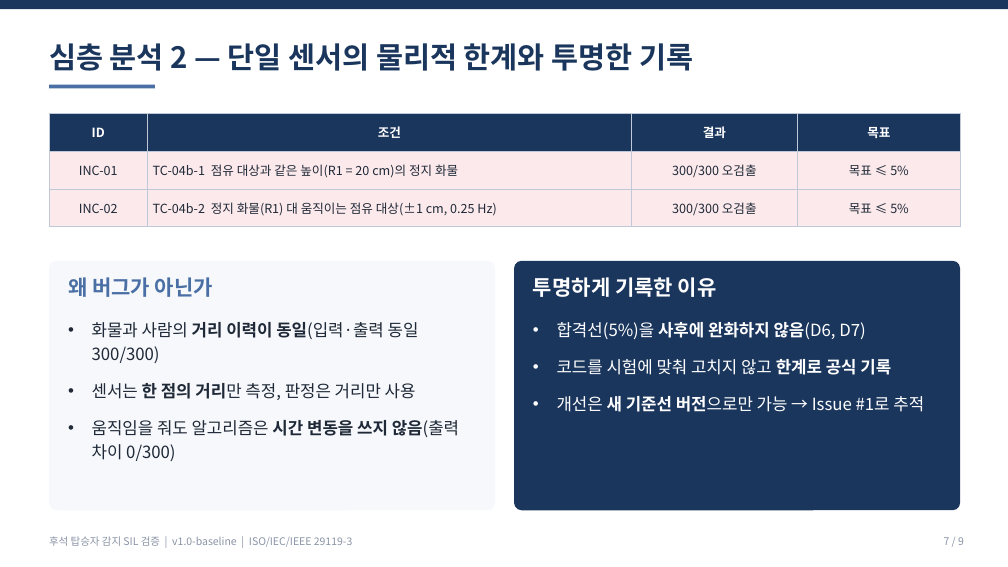
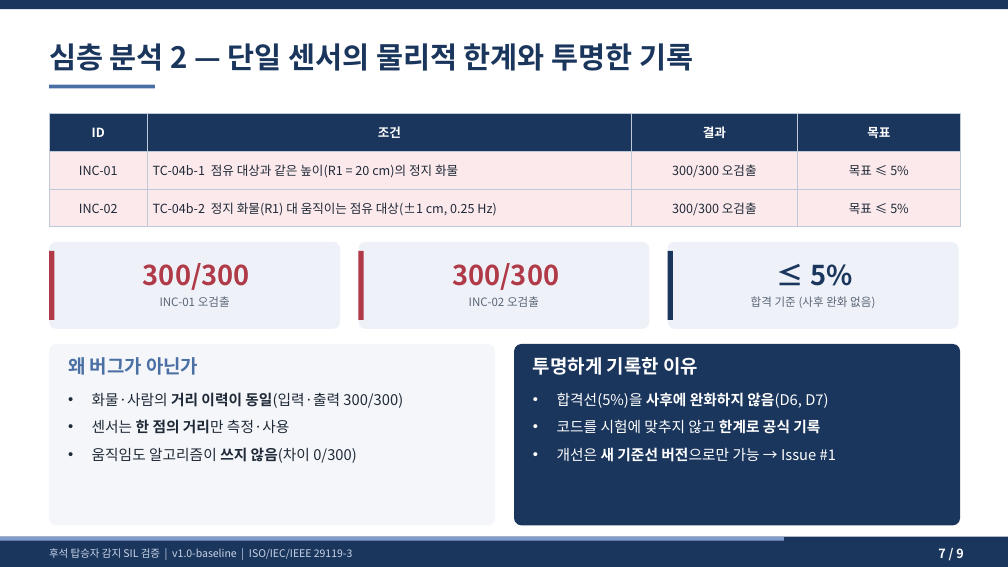
Before and after one commit to yooksoo828-prog/rear-seat-occupant-sil-verification, a slide deck: slide 7 of deliverables/후석탑승자감지_SIL검증_발표자료_v1.0.pptx. Drawn at 1008x567 pixels with LibreOffice and Linux fonts; fonts in the diff are those of the drawing. Boxes give left, top, right and bottom in pixels: in the first picture for what was removed or moved away, otherwise in the second. Text is boxed around its words. In the diff, an @@ line names an element or a change of style, - is before the commit and + after.

```diff
--- a/deliverables/후석탑승자감지_SIL검증_발표자료_v1.0.pptx
+++ b/deliverables/후석탑승자감지_SIL검증_발표자료_v1.0.pptx
@@ rounded rectangle added at box(49, 242, 340, 329), fill #EEF2F8 @@
@@ rectangle added at box(49, 251, 54, 320), fill #B03A48 @@
@@ text added at box(143, 263, 250, 290), 26 pt, text #B03A48, bold @@
+300/300
@@ rounded rectangle added at box(358, 242, 650, 329), fill #EEF2F8 @@
@@ rectangle added at box(358, 251, 364, 320), fill #B03A48 @@
@@ text added at box(452, 263, 559, 290), 26 pt, text #B03A48, bold @@
+300/300
@@ rounded rectangle added at box(668, 242, 959, 329), fill #EEF2F8 @@
@@ rectangle added at box(668, 251, 673, 320), fill #1B365D @@
@@ text added at box(810, 264, 852, 286), 26 pt, text #1B365D, bold @@
+≤ 5%
@@ text added at box(160, 296, 230, 307), 11 pt, text #5B6577 @@
+INC-01 오검출
@@ text added at box(469, 296, 539, 307), 11 pt, text #5B6577 @@
+INC-02 오검출
@@ text added at box(751, 296, 875, 308), 11 pt, text #5B6577 @@
+합격 기준 (사후 완화 없음)
@@ rounded rectangle: place and size @@
-rounded rectangle at box(49, 261, 495, 510)
+rounded rectangle at box(49, 344, 495, 526)
@@ rounded rectangle at box(49, 344, 495, 526): fill #F6F8FB to #F4F6F9; proportions changed @@
@@ text "왜 버그가 아닌가": place and size @@
-text "왜 버그가 아닌가" at box(68, 277, 213, 297)
+text "왜 버그가 아닌가" at box(68, 357, 198, 375)
@@ text "왜 버그가 아닌가" at box(68, 357, 198, 375): size 20 to 18 pt @@
@@ rounded rectangle: place and size @@
-rounded rectangle at box(514, 261, 960, 510)
+rounded rectangle at box(514, 344, 960, 526)
@@ rounded rectangle at box(514, 344, 960, 526): proportions changed @@
@@ text "투명하게 기록한 이유": place and size @@
-text "투명하게 기록한 이유" at box(533, 277, 717, 297)
+text "투명하게 기록한 이유" at box(533, 357, 698, 375)
@@ text "투명하게 기록한 이유" at box(533, 357, 698, 375): size 20 to 18 pt @@
@@ text "합격선(5%)을 사후에 완화하지 않음(D6, D7)": place and size @@
-text "합격선(5%)을 사후에 완화하지 않음(D6, D7)" at box(557, 322, 924, 412)
+text "합격선(5%)을 사후에 완화하지 않음(D6, D7)" at box(557, 392, 836, 462)
@@ text at box(92, 392, 403, 463): text changed; size 16 to 14 pt @@
-• 화물과 사람의 거리 이력이 동일(입력·출력 동일 300/300)
-• 센서는 한 점의 거리만 측정, 판정은 거리만 사용
-• 움직임을 줘도 알고리즘은 시간 변동을 쓰지 않음(출력 차이 0/300)
+• 화물·사람의 거리 이력이 동일(입력·출력 300/300)
+• 센서는 한 점의 거리만 측정·사용
+• 움직임도 알고리즘이 쓰지 않음(차이 0/300)
@@ text at box(557, 419, 836, 462): text changed; size 16 to 14 pt @@
-• 코드를 시험에 맞춰 고치지 않고 한계로 공식 기록
-• 개선은 새 기준선 버전으로만 가능 → Issue #1로 추적
+• 코드를 시험에 맞추지 않고 한계로 공식 기록
+• 개선은 새 기준선 버전으로만 가능 → Issue #1
@@ text at box(557, 392, 828, 408): size 16 to 14 pt in "합격선(5%)을 사후에 완화하지 않음(D6, D7)"; line spacing 1.2 to 1.15; less space between paragraphs @@
@@ rectangle added at box(0, 537, 1008, 567), fill #1B365D @@
@@ rectangle added at box(0, 537, 784, 541), fill #7F9CCB @@
@@ text "후석 탑승자 감지 SIL 검증 ...": place and size @@
-text "후석 탑승자 감지 SIL 검증 ..." at box(49, 536, 353, 547)
+text "후석 탑승자 감지 SIL 검증 ..." at box(49, 548, 353, 559)
@@ text "후석 탑승자 감지 SIL 검증 ..." at box(49, 548, 353, 559): text colour #8A94A6 to #C9D5E8; vertical alignment top to middle @@
@@ text "7 / 9": place and size @@
-text "7 / 9" at box(944, 537, 964, 545)
+text "7 / 9" at box(938, 548, 963, 558)
@@ text "7 / 9" at box(938, 548, 963, 558): size 10 to 12 pt, text colour #8A94A6 to #FFFFFF, bold on; vertical alignment top to middle @@
```
Also in this commit, not shown: 8 other slides changed, 6 other files.
